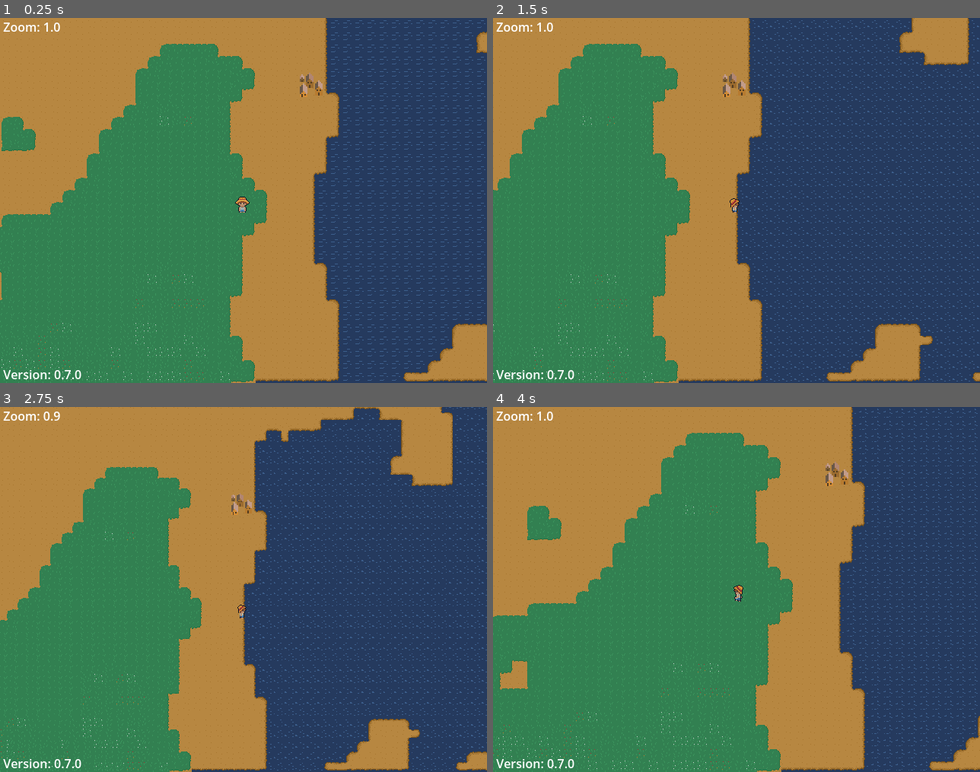
Above: before the commit, frames 1-4 (two rows, left to right).
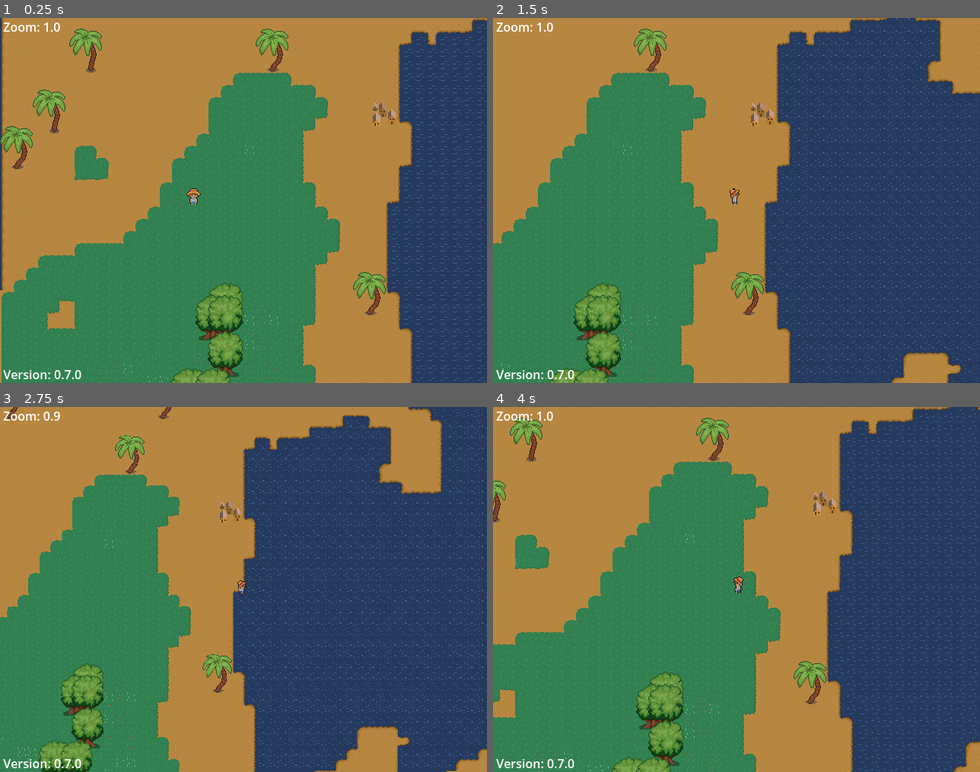
Above: after the commit, the same moments.

Repository: twiederk/PirateGame
Game: Godot game, scene res://world/main.tscn
The game is run twice, just before and just after one commit, with the same random seed, the same clock (stepped at 60 frames per second) and the same inputs.
Inputs (mouse positions are in pixels of both pictures, inside the frame that each line leads up to):
- Up to frame 1 (0.25 s): no input
- Up to frame 2 (1.5 s): tap Enter at 0.5 s; move the mouse to (843, 182) at 0.52 s; hold D (right) 0.53-1.25 s; tap E (board_ship) at 0.6 s; click (843, 182) at 0.67 s; drag from (639, 218) to (731, 83) at 1.27 s
- Up to frame 3 (2.75 s): tap Keypad 0 (zoom_reset) at 2 s; move the mouse to (292, 509) at 2.02 s; hold D (right) from 2.03 s (still down); tap / (zoom_out) at 2.1 s
- Up to frame 4 (4 s): release D (right) at 2.75 s; drag from (712, 662) to (590, 534) at 2.77 s; tap Keypad 0 (zoom_reset) at 3.5 s; move the mouse to (882, 644) at 3.52 s; hold A (left) from 3.53 s (still down); tap Alt at 3.6 s

The runs differ from the first frame. In frame 1, 47% of the frame differs, in the area x 0-100%, y 0-100%; in frame 2, 28%; in frame 3, 16%; in frame 4, 18%.

Commit message:
Fixed noise maps

Diff:
--- a/godot4/world/proc_gen_world.tscn
+++ b/godot4/world/proc_gen_world.tscn
@@ -10,7 +10,9 @@
 noise = SubResource("FastNoiseLite_p51ow")
 
 [sub_resource type="FastNoiseLite" id="FastNoiseLite_btogb"]
+noise_type = 0
 frequency = 0.3513
+fractal_octaves = 1
 
 [sub_resource type="NoiseTexture2D" id="NoiseTexture2D_btogb"]
 noise = SubResource("FastNoiseLite_btogb")
